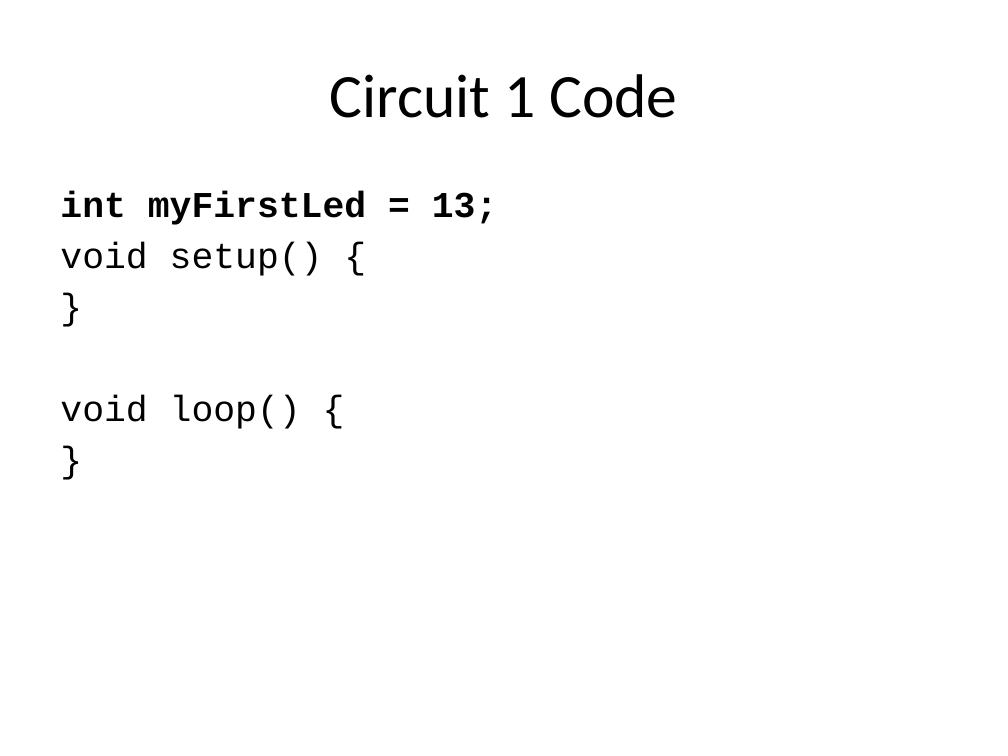
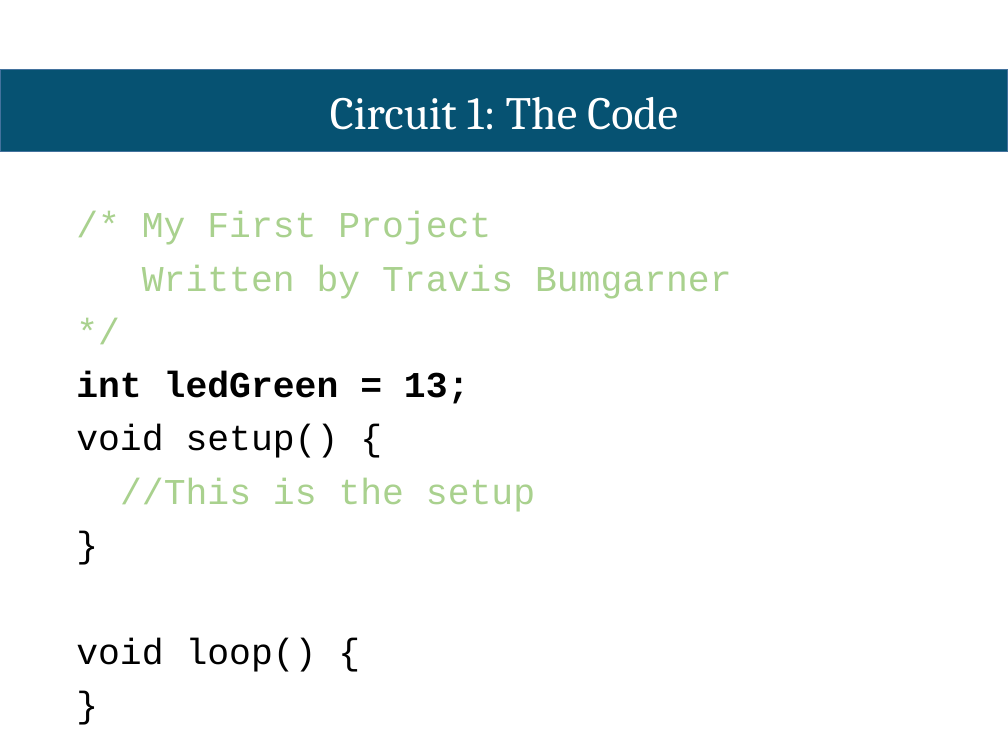
Before and after one commit to Cambridge-Hackspace/Arduino_Workshop, a slide deck: slide 17 of Workshop - English.pptx (slide 9 before the commit). Drawn at 1008x756 pixels with LibreOffice and Linux fonts; fonts in the diff are those of the drawing. Boxes give left, top, right and bottom in pixels: in the first picture for what was removed or moved away, otherwise in the second. Text is boxed around its words. In the diff, an @@ line names an element or a change of style, - is before the commit and + after.

```diff
--- a/Workshop - English.pptx
+++ b/Workshop - English.pptx
@@ text "Circuit 1: The Code" at bbox=[330, 97, 678, 130]: vertical alignment middle to top @@
@@ rectangle added at bbox=[0, 70, 1008, 152], fill #065272, outline #43739E 1 pt @@
@@ text at bbox=[330, 97, 678, 130]: text changed; size 44 to 33 pt; font Calibri to Cambria; text colour #000000 to #FFFFFF @@
-Circuit 1 Code
+Circuit 1: The Code
@@ text "/* My First Project": place and size @@
-text "/* My First Project" at bbox=[60, 192, 498, 429]
+text "/* My First Project" at bbox=[76, 211, 732, 672]
@@ text at bbox=[76, 211, 732, 404]: text changed; text colour #000000 to #A9D18E; bold off @@
-int myFirstLed = 13;
+/* My First Project
+Written by Travis Bumgarner
+*/
+int ledGreen = 13;
@@ text at bbox=[76, 425, 339, 672]: line spacing 1 to 0.9; more space between paragraphs @@
@@ text at bbox=[120, 478, 535, 512]: paragraph added @@
+//This is the setup
```
Also in this commit, not shown: 5 other slides changed, 17 slides added, 12 slides removed, 1 other file.
